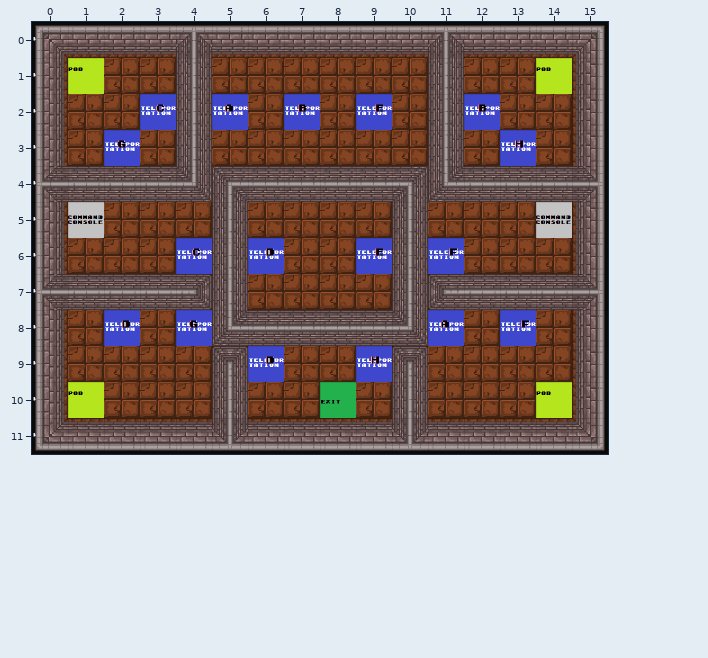
Level history. Tiled map (JSON): Assets/Levels/level6.json. Above is the file before it was changed.
Cells are 64x64 px. Shown: x 0..15, y 0..11.
And afterwards:
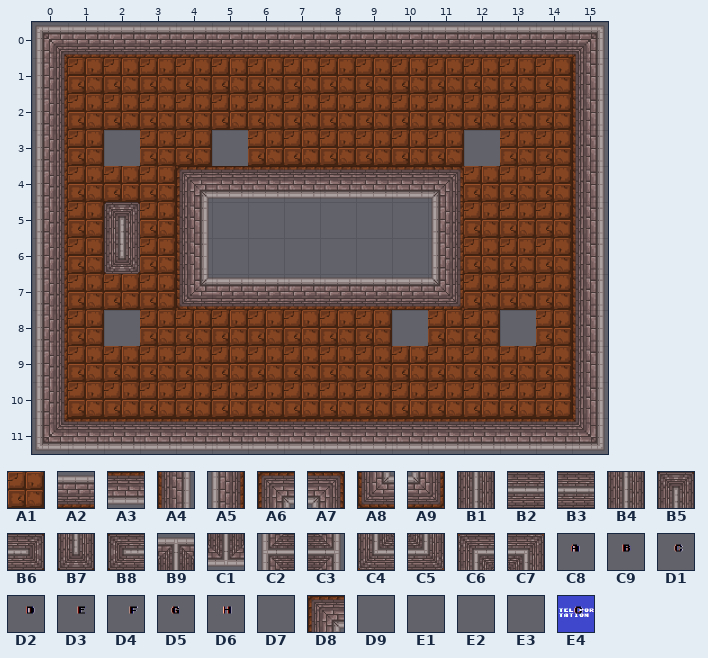
Key: from "graphs": A1 0, A2 1, A3 2, A4 3, A5 4, A6 9, A7 10, A8 11, A9 12, B1 13, B2 14, B3 15, B4 16, B5 18, B6 19, B7 20, B8 21, B9 22, C1 23, C2 24, C3 25, C4 26, C5 27, C6 28, C7 29; from "links": C8 0, C9 1, D1 2, D2 3, D3 4, D4 5, D5 6, D6 7; from "typeOfCase": D7 0, D8 1, D9 3, E1 4, E2 6, E3 7, E4 16.
__ is an empty cell.
See-through tiles are keyed as they look on the map.
Message: level téléporteurs delete
Edits made:
layer "Tiles" opacity 90% -> 0%
layer "Objects" opacity 100% -> 0%
Layer "Tiles":
Tile D7 now appears in row 8 at x 10.
Tile D8 now appears in rows 5 to 6 at x 4, 6 to 9 and 11; in row 7 at x 6 to 9.
Layer "Objects":
Tile D9 now appears in row 3 at x 5; in row 8 at x 10.
The author changed tile E4 to tile E1 in row 3 at x 2; in row 8 at x 2.
The author changed tile E4 to tile E2 in row 8 at x 13.
Tile E3 now appears in row 3 at x 12.
Tile E1 is gone in row 1 at x 1 and 14; in row 10 at x 1 and 14.
Tile E2 is gone in row 10 at x 8.
Tile E3 is gone in row 5 at x 1 and 14.
Tile E4 is gone in row 2 at x 3, 5, 7, 9 and 12; in row 3 at x 13; in row 6 at x 4, 6, 9 and 11; in row 8 at x 4 and 11; in row 9 at x 6 and 9.
Layer "Links":
Tile C8 is gone in row 2 at x 5; in row 8 at x 11.
Tile C9 is gone in row 2 at x 7 and 12.
Tile D1 is gone in row 2 at x 3; in row 6 at x 4.
Tile D2 is gone in row 6 at x 6; in row 8 at x 2; in row 9 at x 6.
Tile D3 is gone in row 2 at x 9; in row 6 at x 9.
Tile D4 is gone in row 6 at x 11; in row 8 at x 13.
Tile D5 is gone in row 3 at x 2; in row 8 at x 4.
Tile D6 is gone in row 3 at x 13; in row 9 at x 9.
Layer "Render":
The author changed tile B2 to tile A1 in row 8 at x 6 to 9.
The author changed tile B3 to tile A1 in row 4 at x 1 to 3 and 12 to 14; in row 7 at x 1 to 3 and 12 to 14.
The author changed tile B4 to tile A1 in rows 1 to 3 at x 4 and 11; in row 10 at x 5 and 10.
The author changed tile B5 to tile A1 in row 9 at x 5 and 10.
The author changed tile C4 to tile A1 in row 8 at x 5.
Tile A1 now appears in row 1 at x 1 and 14; in row 2 at x 3, 5, 7, 9 and 12; in row 3 at x 13; in row 5 at x 1 and 14; in row 8 at x 4 and 11; in row 9 at x 6 and 9.
Tile A1 now appears in row 10 at x 1, 8 and 14.
The author changed tile A1 to tile A2 in row 7 at x 6 to 9.
The author changed tile B1 to tile A2 in row 7 at x 5.
The author changed tile B4 to tile A2 in row 7 at x 10.
The author changed tile B9 to tile A2 in row 0 at x 4 and 11.
The author changed tile B2 to tile A3 in row 4 at x 6 to 9.
The author changed tile C1 to tile A3 in row 11 at x 5 and 10.
The author changed tile C6 to tile A3 in row 4 at x 5.
The author changed tile C7 to tile A3 in row 4 at x 10.
The author changed tile A1 to tile A4 in row 5 at x 4.
The author changed tile C3 to tile A4 in row 4 at x 15; in row 7 at x 15.
Tile A4 now appears in row 6 at x 4.
The author changed tile A1 to tile A5 in row 5 at x 11.
The author changed tile C2 to tile A5 in row 4 at x 0; in row 7 at x 0.
Tile A5 now appears in row 6 at x 11.
The author changed tile C5 to tile A6 in row 4 at x 4.
The author changed tile C4 to tile A7 in row 4 at x 11.
The author changed tile B6 to tile A8 in row 7 at x 4.
The author changed tile B8 to tile A9 in row 7 at x 11.
The author changed tile A1 to tile B5 in row 5 at x 2.
The author changed tile A1 to tile B7 in row 6 at x 2.
Tile A1 is gone in row 3 at x 5 and 12; in row 5 at x 6 to 9; in row 6 at x 7 to 8.
Tile B1 is gone in rows 5 to 6 at x 5.
Tile B4 is gone in rows 5 to 6 at x 10.
Tile C5 is gone in row 8 at x 10.
